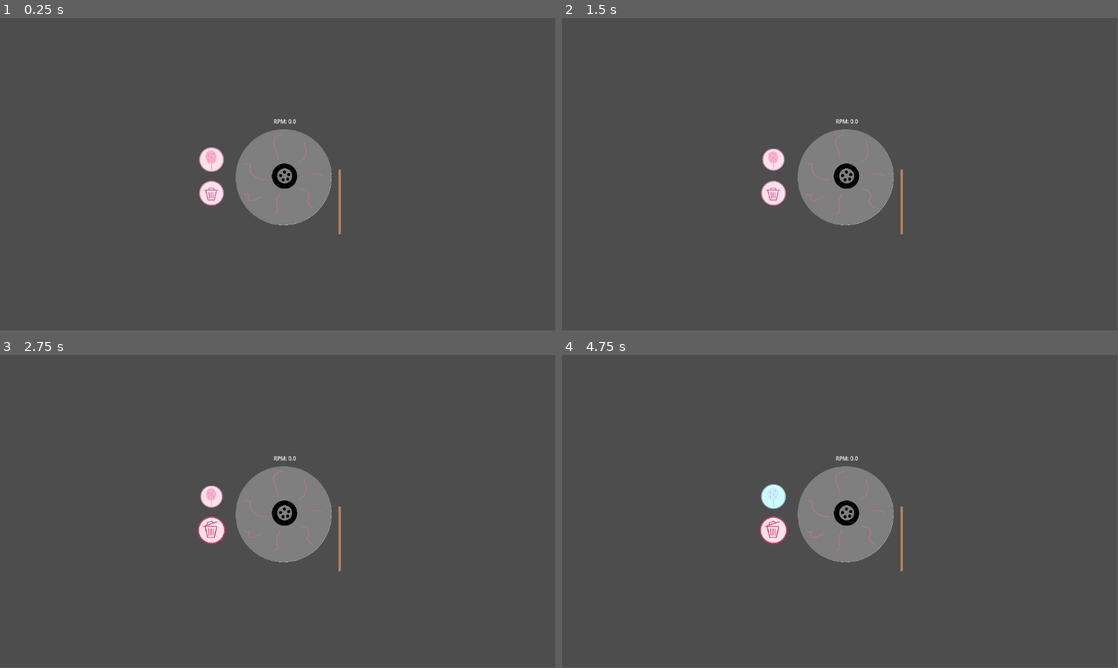
Above: before the commit, frames 1-4 (two rows, left to right).
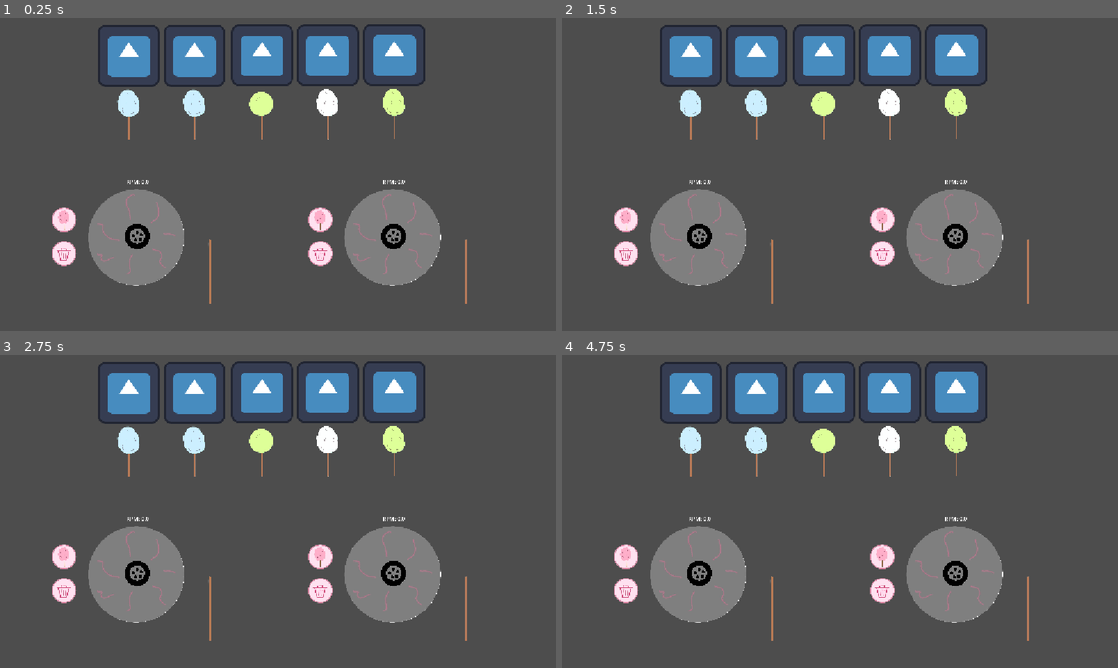
Above: after the commit, the same moments.

Repository: BionicMango/GodotGame1
Game: Godot game, scene res://scenes/Main.tscn
The game is run twice, just before and just after one commit, with the same random seed, the same clock (stepped at 60 frames per second) and the same inputs. The engine's default icon, where the game draws it, is replaced by a stand-in: a white triangle on a blue panel in a dark square.
Inputs (mouse positions are in pixels of both pictures, inside the frame that each line leads up to):
- Up to frame 1 (0.25 s): no input
- Up to frame 2 (1.5 s): tap Enter at 0.5 s; drag from (845, 177) to (895, 105) at 0.52 s; tap Space (ui_space) at 1.25 s; drag from (773, 158) to (812, 237) at 1.27 s
- Up to frame 3 (2.75 s): tap Enter at 2 s; move the mouse to (211, 530) at 2.02 s; hold Right (ui_right) from 2.03 s (still down); tap Space (ui_space) at 2.1 s; click (211, 530) at 2.17 s
- Up to frame 4 (4.75 s): release Right (ui_right) at 2.75 s; tap Space (ui_space) at 2.75, 3.6 s; drag from (812, 574) to (773, 495) at 2.77 s; move the mouse to (1006, 558) at 3.52 s; hold Left (ui_left) 3.53-4.25 s; click (1006, 558) at 3.67 s; tap Enter at 4.25 s; drag from (673, 464) to (773, 530) at 4.27 s
In our replay, the window is 799x449 before the commit and 800x450 after it. These sizes can differ from the game's own. Grey fills any space a smaller window leaves; there, only what the larger window draws over its background counts as a difference.

The runs differ from the first frame. In frame 1, 22% of the frame differs, in the area x 9-84%, y 2-92%; in frame 2, 22%; in frame 3, 22%; in frame 4, 22%.

Commit message:
Updated Clients
Clients now accept cotton candy

Diff:
--- a/game-1/project.godot
+++ b/game-1/project.godot
@@ -15,6 +15,10 @@
 config/features=PackedStringArray("4.6", "Forward Plus")
 config/icon="res://assets/icon.svg"
 
+[display]
+
+window/stretch/mode="canvas_items"
+
 [input]
 
 ui_space={
@@ -29,4 +33,6 @@
 
 [rendering]
 
+textures/canvas_textures/default_texture_filter=0
 rendering_device/driver.windows="d3d12"
+textures/stretch/mode="canvas_items"
--- a/game-1/scenes/Main.tscn
+++ b/game-1/scenes/Main.tscn
@@ -1,9 +1,29 @@
 [gd_scene format=3 uid="uid://durrse6ldwv3d"]
 
 [ext_resource type="PackedScene" uid="uid://cf1bnvrocd2kn" path="res://scenes/cotton_candy_setup.tscn" id="1_elqb8"]
+[ext_resource type="PackedScene" uid="uid://dg4eepcwq7fne" path="res://scenes/serious_client.tscn" id="2_rvslj"]
 
 [node name="Node2D" type="Node2D" unique_id=2060320370]
 
+[node name="SeriousClient" parent="." unique_id=430636779 instance=ExtResource("2_rvslj")]
+position = Vector2(267, 78)
+
+[node name="SeriousClient2" parent="." unique_id=630368878 instance=ExtResource("2_rvslj")]
+position = Vector2(403, 78)
+
+[node name="SeriousClient3" parent="." unique_id=119954156 instance=ExtResource("2_rvslj")]
+position = Vector2(817, 76)
+
+[node name="SeriousClient4" parent="." unique_id=745178022 instance=ExtResource("2_rvslj")]
+position = Vector2(679, 77)
+
+[node name="SeriousClient5" parent="." unique_id=926190491 instance=ExtResource("2_rvslj")]
+position = Vector2(543, 77)
+
 [node name="Setup1" parent="." unique_id=1777764328 instance=ExtResource("1_elqb8")]
-position = Vector2(591, 328)
+position = Vector2(285.00003, 452)
 scale = Vector2(0.7, 0.7)
+
+[node name="Setup2" parent="." unique_id=516545124 instance=ExtResource("1_elqb8")]
+position = Vector2(816, 452)
+scale = Vector2(0.7, 0.7)
--- a/game-1/scenes/cotton_candy_setup.tscn
+++ b/game-1/scenes/cotton_candy_setup.tscn
@@ -12,12 +12,11 @@
 [node name="RecordPlayer" parent="." unique_id=1067150647 instance=ExtResource("1_0bbpv")]
 position = Vector2(-2, 1)
 
-[node name="stick" parent="." unique_id=1704991311 instance=ExtResource("2_vcsgt")]
-position = Vector2(162, 76)
-scale = Vector2(0.3, 0.3)
+[node name="stick" parent="." unique_id=1097588413 instance=ExtResource("2_vcsgt")]
+position = Vector2(214, 105)
 
 [node name="Puff" parent="." unique_id=139482921 instance=ExtResource("5_vcsgt")]
-position = Vector2(165, -22)
+position = Vector2(219, -21)
 scale = Vector2(0.4, 0.4)
 
 [node name="ButtonColor" parent="." unique_id=1366930519 instance=ExtResource("4_vcsgt")]
--- /dev/null
+++ b/game-1/scenes/serious_client.gd
@@ -0,0 +1,42 @@
+extends Node2D
+
+# Sprites
+@export var Client: Sprite2D;
+@export var Stick: Sprite2D;
+@export var Puff: Sprite2D;
+
+# Variables
+var bodies;
+var color_puff: int; # color (0 = pink, 1 = blue, 2 = green, 3 = white)
+var style_puff: int; # style (0: S, 1: XL, 2: M, 3: L)
+var score: int = 0;
+var colors: Array[Color] = [
+	Color(1, 1, 1), # color = pink
+	Color(0.803, 1.37, 1.27), # color = light blue
+	Color(0.873, 1.47, 0.756), # color = mint green
+	Color(1.00, 1.47, 1.27)
+];
+
+# When node is created, choose random puff combination (16 combos total).
+func _ready() -> void:
+	# Color
+	color_puff = randi() % 4;
+	Puff.modulate = colors[color_puff];
+	# Style
+	style_puff = randi() % 4;
+	Puff.frame = style_puff;
+
+func _on_area_2d_area_entered(area: Area2D) -> void:
+	var MachinePuff: StaticBody2D;
+	var MachinePuffSprite: Sprite2D;
+	if area == $"../Setup1/stick/StickArea":
+		MachinePuff = $"../Setup1/Puff";
+		MachinePuffSprite = $"../Setup1/Puff/Sprite2D";
+	elif area == $"../Setup2/stick/StickArea":
+		MachinePuff = $"../Setup2/Puff";
+		MachinePuffSprite = $"../Setup2/Puff/Sprite2D";
+	else:
+		return;
+	if MachinePuffSprite.frame == Puff.frame and MachinePuffSprite.modulate == modulate:
+		MachinePuff.good = 0;
+		MachinePuff.bad = 0;
--- /dev/null
+++ b/game-1/scenes/serious_client.tscn
@@ -0,0 +1,39 @@
+[gd_scene format=3 uid="uid://dg4eepcwq7fne"]
+
+[ext_resource type="Texture2D" uid="uid://8xmditvhpa0k" path="res://assets/icon.svg" id="1_auuls"]
+[ext_resource type="Script" uid="uid://xg8o7mo5rxb4" path="res://scenes/serious_client.gd" id="1_wytia"]
+[ext_resource type="Texture2D" uid="uid://soxac3uewxet" path="res://assets/CottonCandyStickNoBG.png" id="2_av2da"]
+[ext_resource type="Texture2D" uid="uid://cuofd0grimnrf" path="res://assets/CottonCandyPuffNoBG.png" id="3_wytia"]
+
+[sub_resource type="CapsuleShape2D" id="CapsuleShape2D_wytia"]
+radius = 30.0
+height = 256.0
+
+[node name="SeriousClient" type="Node2D" unique_id=89388347 node_paths=PackedStringArray("Client", "Stick", "Puff")]
+script = ExtResource("1_wytia")
+Client = NodePath("ClientSprite")
+Stick = NodePath("StickSprite")
+Puff = NodePath("PuffSprite")
+
+[node name="ClientSprite" type="Sprite2D" parent="." unique_id=1437716166]
+texture = ExtResource("1_auuls")
+
+[node name="StickSprite" type="Sprite2D" parent="." unique_id=270007844]
+position = Vector2(-0.8999977, 94.200005)
+scale = Vector2(0.15, 0.15)
+texture = ExtResource("2_av2da")
+
+[node name="PuffSprite" type="Sprite2D" parent="." unique_id=934830869]
+position = Vector2(1, 103)
+scale = Vector2(0.2, 0.2)
+texture = ExtResource("3_wytia")
+hframes = 2
+vframes = 3
+
+[node name="Area2D" type="Area2D" parent="." unique_id=159103116]
+
+[node name="CollisionShape2D" type="CollisionShape2D" parent="Area2D" unique_id=524592958]
+position = Vector2(0, 63)
+shape = SubResource("CapsuleShape2D_wytia")
+
+[connection signal="area_entered" from="Area2D" to="." method="_on_area_2d_area_entered"]
--- a/game-1/scenes/stick.tscn
+++ b/game-1/scenes/stick.tscn
@@ -6,13 +6,28 @@
 [sub_resource type="CapsuleShape2D" id="CapsuleShape2D_i3vek"]
 height = 634.0
 
-[node name="stick" type="StaticBody2D" unique_id=1704991311]
+[sub_resource type="RectangleShape2D" id="RectangleShape2D_ld7er"]
+size = Vector2(225, 994)
+
+[node name="stick" type="StaticBody2D" unique_id=842882443]
 position = Vector2(0, -322)
 script = ExtResource("1_ld7er")
 
 [node name="Sprite2D" type="Sprite2D" parent="." unique_id=1438922173]
-position = Vector2(-8, -220)
+position = Vector2(-2.4, -66)
+scale = Vector2(0.3, 0.3)
 texture = ExtResource("1_i3vek")
 
 [node name="CollisionShape2D" type="CollisionShape2D" parent="." unique_id=143063279]
+scale = Vector2(0.3, 0.3)
 shape = SubResource("CapsuleShape2D_i3vek")
+
+[node name="StickArea" type="Area2D" parent="." unique_id=612511077]
+
+[node name="CollisionShape2D" type="CollisionShape2D" parent="StickArea" unique_id=341107649]
+position = Vector2(0, -34.8)
+scale = Vector2(0.3, 0.3)
+shape = SubResource("RectangleShape2D_ld7er")
+
+[connection signal="mouse_entered" from="StickArea" to="." method="_on_area_2d_mouse_entered"]
+[connection signal="mouse_exited" from="StickArea" to="." method="_on_area_2d_mouse_exited"]
--- a/game-1/scripts/button_bin.gd
+++ b/game-1/scripts/button_bin.gd
@@ -6,7 +6,7 @@
 var mouse_on_button: bool = false;
 var mouse_pressed: bool = false;
 
-func _input(event:InputEvent) -> void:
+func _input(event: InputEvent) -> void:
 	if event is InputEventMouseButton and mouse_on_button:
 		if event.pressed:
 			mouse_pressed = true;
--- a/game-1/scripts/button_color.gd
+++ b/game-1/scripts/button_color.gd
@@ -6,11 +6,17 @@
 var mouse_on_button: bool = false;
 var mouse_pressed: bool = false;
 var color_puff: int = 0;
+@export var colors: Array[Color] = [
+	Color(1, 1, 1), # color = pink
+	Color(0.803, 1.37, 1.27), # color = light blue
+	Color(0.873, 1.47, 0.756), # color = mint green
+	Color(1.00, 1.47, 1.27)
+];
 
 func _ready():
 	color_puff = 0;
 
-func _input(event:InputEvent) -> void:
+func _input(event: InputEvent) -> void:
 	if event is InputEventMouseButton and mouse_on_button:
 		if not event.pressed:
 			# only on releasing a mouse click
@@ -22,19 +28,10 @@
 			mouse_pressed = true;
 
 func color_change() -> Color:
-	color_puff += 1
-	match color_puff:
-		0:
-			return Color(1, 1, 1); # color = pink
-		1:
-			return Color(0.803, 1.37, 1.27); # color = light blue
-		2:
-			return Color(0.873, 1.47, 0.756); # color = mint green
-		3:
-			return Color(1.00, 1.47, 1.27) # color = white
-		_:
-			color_puff = 0;
-			return Color(1, 1, 1);
+	color_puff += 1;
+	if color_puff >= len(colors):
+		color_puff = 0;
+	return colors[color_puff]
 
 func _process(_delta: float) -> void:
 	# enlarge when mouse is touching button, smaller if being pressed
--- a/game-1/scripts/stick.gd
+++ b/game-1/scripts/stick.gd
@@ -3,16 +3,48 @@
 @onready var Machine = $"../RecordPlayer";
 
 var stickOn: bool = false;
+var dragging: bool = false;
+var mouse_touching = false;
+var angle: float = 0; # radians
+var drag_offset: Vector2 = Vector2.ZERO;
+var locked_global_position: Vector2;
+
+func _ready():
+	# Store current position as the 'locked' position
+	locked_global_position = global_position;
 
 func stick_input() -> void:
-	'''If the stick is 'on', i.e. one end in the machine, then toggle'''
+	'''If the stick is 'on', one end in the machine, otherwise outside machine.
+	Toggle between the states.'''
 	if Input.is_action_just_pressed('ui_space') and Machine.selected:
 		stickOn = !stickOn;
 		match stickOn:
 			false:
-				rotation = 0; # outside the machine
+				angle = 0; # outside the machine
+				Machine.angular_velocity = 0; # stop machine
 			true:
-				rotation = -PI/4; # inside the machine
+				angle = -PI/4; # inside the machine
+
+func _input(event: InputEvent) -> void:
+	if event is InputEventMouseButton:
+		if event.button_index == MOUSE_BUTTON_LEFT:
+			if event.pressed:
+				# Store the difference between mouse pos and object pos when clicked
+				drag_offset = global_position - get_global_mouse_position();
+				dragging = true;
+			else:
+				dragging = false;
 
 func _process(_delta: float) -> void:
 	stick_input();
+	if dragging and mouse_touching:
+		global_position = get_global_mouse_position() + drag_offset;
+	else:
+		global_position = locked_global_position;
+	rotation = angle;
+
+func _on_area_2d_mouse_entered() -> void:
+	mouse_touching = true;
+
+func _on_area_2d_mouse_exited() -> void:
+	mouse_touching = false;
Not shown, added: game-1/scenes/serious_client.gd.uid
Not shown, added: game-1/scenes/serious_client.tscn5044689672.tmp
